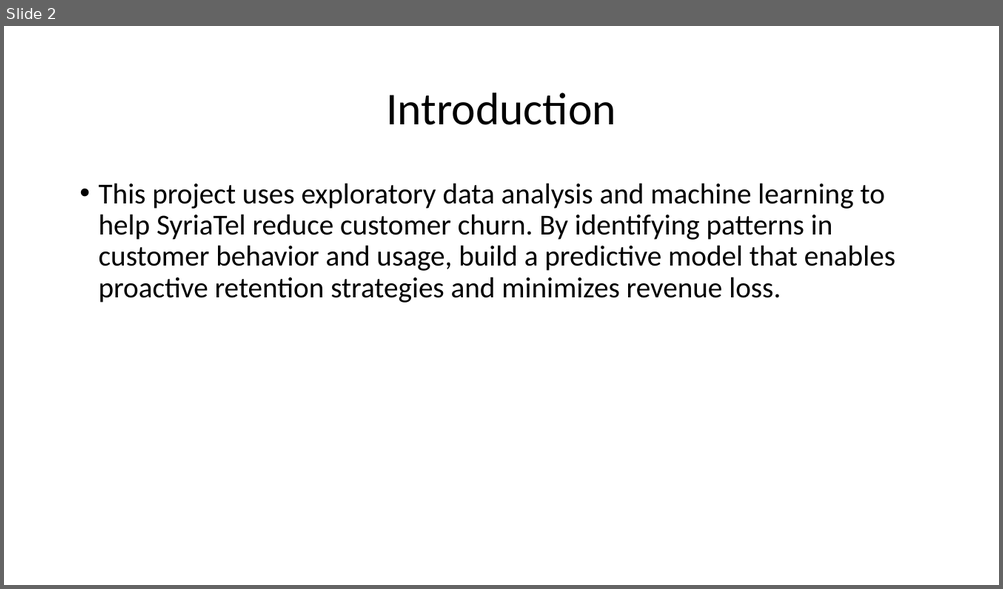
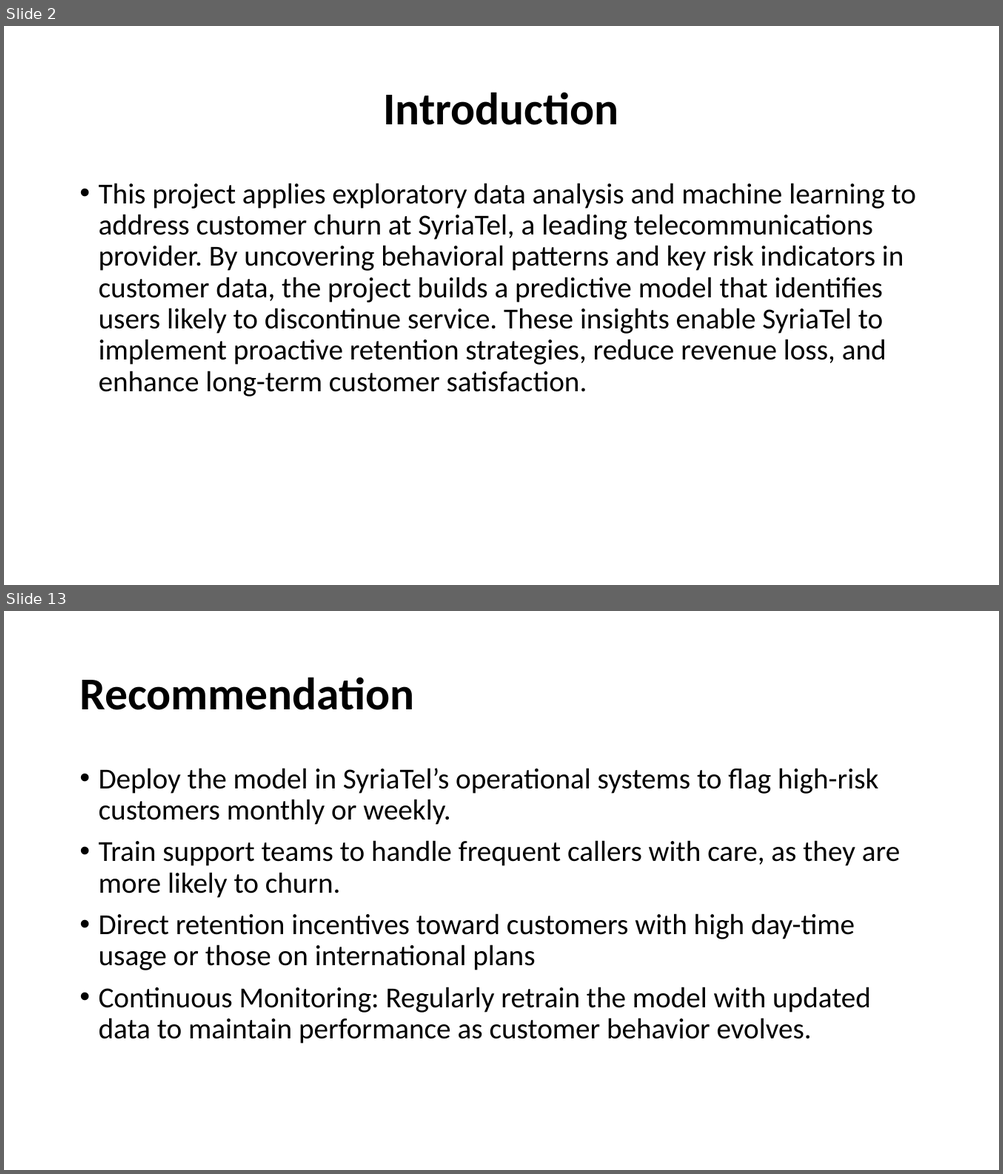
Before and after one commit to Dantonkip/Phase_3-project, a slide deck: Powepoint.pptx. Shown one above the other, each under a label of ours: slide 2 before the commit, slides 2 and 13 after it; the slides between them are not shown. The pictures are 1003x589 and 1003x1174 pixels, drawn with LibreOffice and Linux fonts; fonts in the diff are those of the drawing; background and template pictures are left out. Boxes give left, top, right and bottom in pixels: in the first picture for what was removed or moved away, otherwise in the second. Text is boxed around its words. In the diff, an @@ line names an element or a change of style, - is before the commit and + after.

```diff
--- a/Powepoint.pptx
+++ b/Powepoint.pptx
@@ slide 13 added at [4,611,999,1170], background picture (left out) @@
@@ title added at [79,677,414,710], 44 pt, text #000000, bold @@
+Recommendation
@@ text added at [99,768,899,1044], 28 pt, text #000000 @@
+• Deploy the model in SyriaTel’s operational systems to flag high-risk customers monthly or weekly.
+• Train support teams to handle frequent callers with care, as they are more likely to churn.
+• Direct retention incentives toward customers with high day-time usage or those on international plans
+• Continuous Monitoring: Regularly retrain the model with updated data to maintain performance as customer behavior evolves.
@@ slide 2 changed as well @@
@@ title "Introduction" at [383,92,618,125]: bold on @@
@@ text at [99,183,916,397]: text changed @@
-• This project uses exploratory data analysis and machine learning to help SyriaTel reduce customer churn. By identifying patterns in customer behavior and usage, build a predictive model that enables proactive retention strategies and minimizes revenue loss.
+• This project applies exploratory data analysis and machine learning to address customer churn at SyriaTel, a leading telecommunications provider. By uncovering behavioral patterns and key risk indicators in customer data, the project builds a predictive model that identifies users likely to discontinue service. These insights enable SyriaTel to implement proactive retention strategies, reduce revenue loss, and enhance long-term customer satisfaction.
```
Also in this commit, not shown: 1 other slide changed, 10 other slides added, 1 slide removed, 1 other file.
